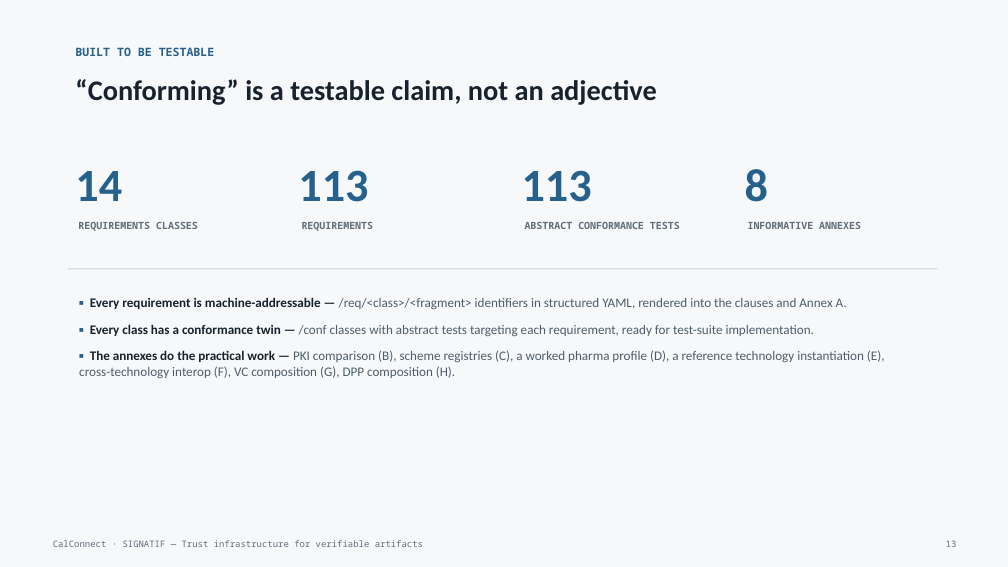
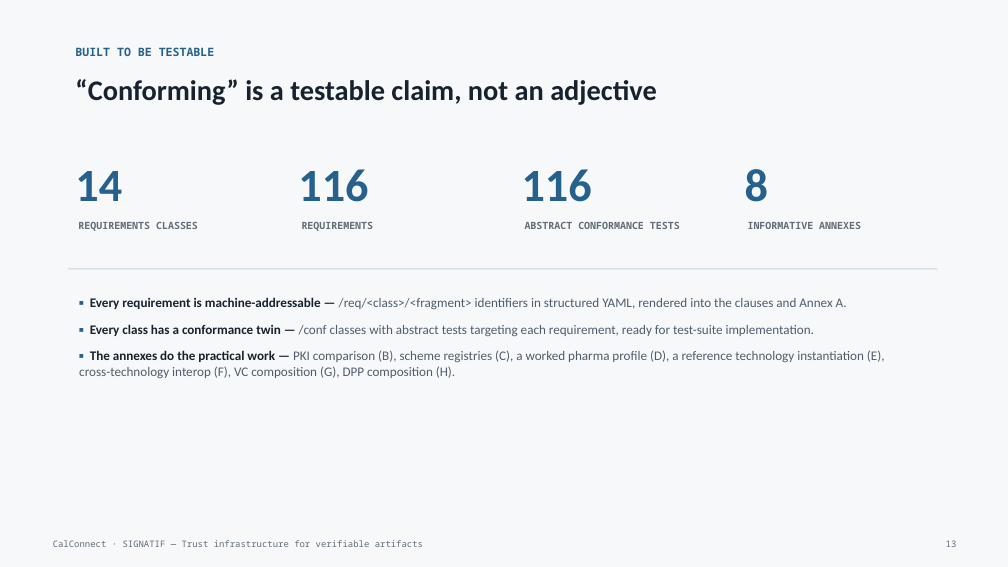
Before and after one commit to CalConnect/cc-chrontif, a slide deck: slide 13 of presentations/signatif-intro.pptx. Drawn at 1008x567 pixels with LibreOffice and Linux fonts; fonts in the diff are those of the drawing. Boxes give left, top, right and bottom in pixels: in the first picture for what was removed or moved away, otherwise in the second. Text is boxed around its words. In the diff, an @@ line names an element or a change of style, - is before the commit and + after.

```diff
--- a/presentations/signatif-intro.pptx
+++ b/presentations/signatif-intro.pptx
@@ text at box(298, 169, 368, 202): text changed @@
-113
+116
@@ text at box(522, 169, 592, 202): text changed @@
-113
+116
```
Also in this commit, not shown: 24 other files.
